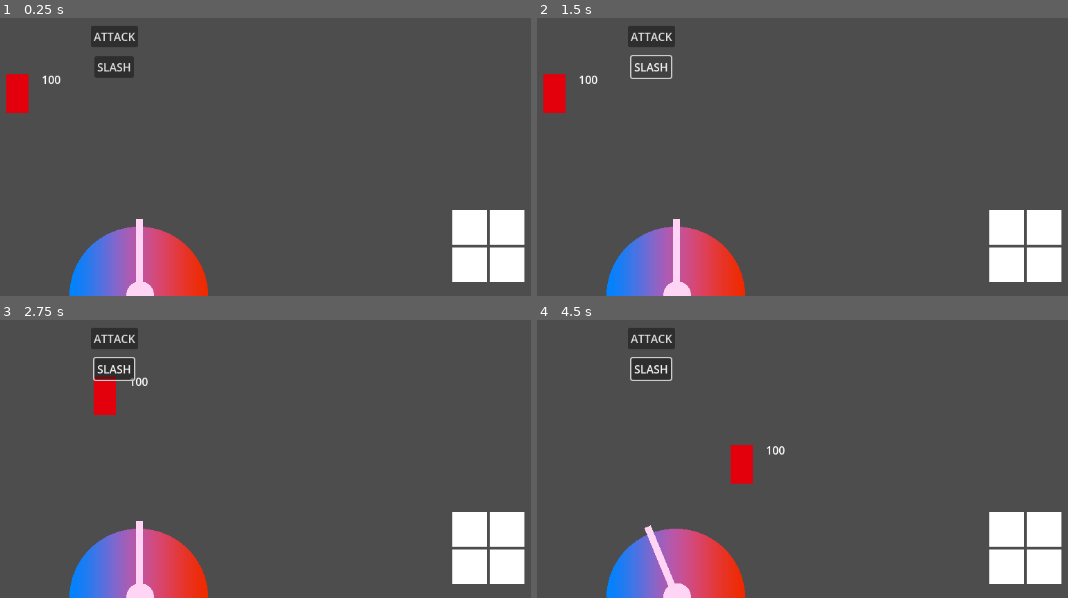
Above: before the commit, frames 1-4 (two rows, left to right).
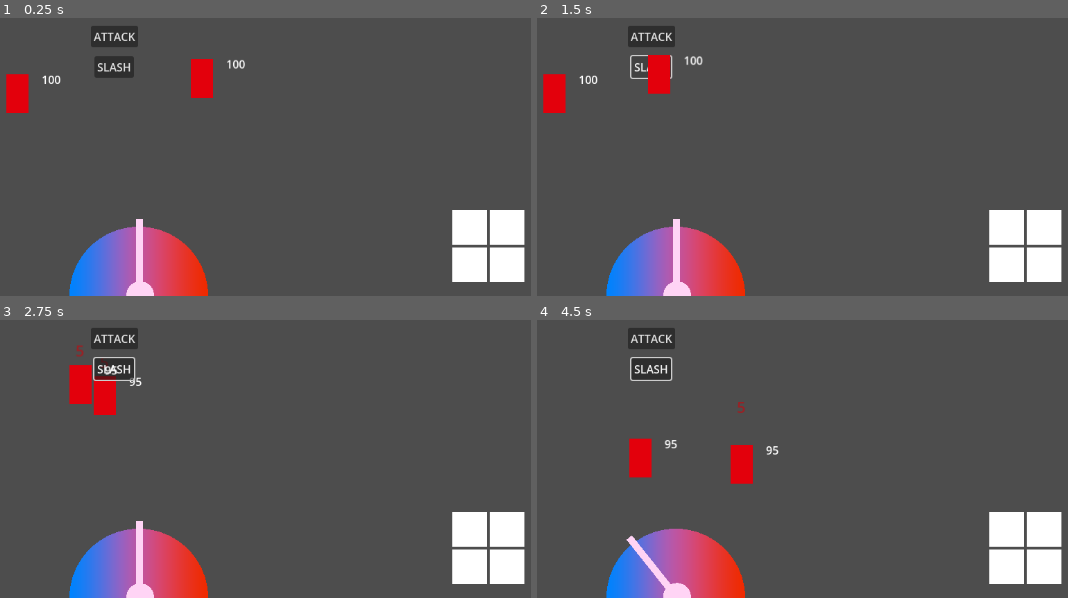
Above: after the commit, the same moments.

Repository: sstrac/androillusion
Game: Godot game, scene res://test.tscn
Same seed, same stepped clock (60 frames per second), same inputs: the game is played once before the commit and once after it.
Inputs (mouse positions are in pixels of both pictures, inside the frame that each line leads up to):
- Up to frame 1 (0.25 s): no input
- Up to frame 2 (1.5 s): click "ATTACK" at 0.5 s; click "SLASH" at 1.25 s
- Up to frame 3 (2.75 s): move the mouse to (313, 350) at 2.02 s; press the mouse at (313, 350) at 2.03 s; hold D (right) from 2.03 s (still down)
- Up to frame 4 (4.5 s): move the mouse to (outside the picture) at 2.77 s; release D (right) at 2.78 s; release the mouse at (outside the picture) at 2.78 s; hold S (down) 2.78-3.53 s; right-click (outside the picture) at 2.85 s; move the mouse to (outside the picture) at 3.52 s; press the mouse at (outside the picture) at 3.53 s; hold D (right) 3.53-4.28 s; move the mouse to (637, 464) at 4.27 s; release the mouse at (637, 464) at 4.28 s; hold W (up) from 4.28 s (still down); right-click (637, 464) at 4.35 s

The runs differ from the first frame. In frame 1, 0.6% of the frame differs, in the area x 35-47%, y 14-29%; in frame 2, 0.7%; in frame 3, 0.8%; in frame 4, 1.4%, in the area x 16-47%, y 29-99%.
Error before the commit: Attempt to call function 'charge' in base 'null instance' on a null instance. (res://test.gd:8)

Commit message:
move android to character as it is included in the gitignore

Diff:
--- /dev/null
+++ b/character/android/android.gd
@@ -0,0 +1,12 @@
+extends Character
+
+
+@onready var sword = get_node("Sword")
+
+
+func charge(target):
+	movement_comp.approach(target)
+
+
+func on_target_reached():
+	sword.attack()
--- /dev/null
+++ b/character/android/android.tscn
@@ -0,0 +1,115 @@
+[gd_scene load_steps=13 format=3 uid="uid://iu2di7i1ildc"]
+
+[ext_resource type="Script" path="res://character/android/android.gd" id="1_5c76c"]
+[ext_resource type="PackedScene" uid="uid://20sl7l4jxmne" path="res://character/android/android_movement/android_movement_component.tscn" id="1_rxr3m"]
+[ext_resource type="PackedScene" uid="uid://b731nb1y7d5bm" path="res://damage_feedback/damage_feedback_component.tscn" id="2_o5abo"]
+[ext_resource type="PackedScene" uid="uid://dl3lebrkeqavb" path="res://health_component/health_component.tscn" id="3_nbgpg"]
+[ext_resource type="PackedScene" uid="uid://v5bdtgrgd4v6" path="res://sword/sword.tscn" id="4_2oniy"]
+[ext_resource type="PackedScene" uid="uid://xtmmaadhfane" path="res://hitbox_component/hitbox_component.tscn" id="4_6he0j"]
+[ext_resource type="PackedScene" uid="uid://dofb14x11ank7" path="res://combo_component/jump_combo.tscn" id="5_sq83f"]
+
+[sub_resource type="Animation" id="Animation_dj7w5"]
+length = 0.001
+tracks/0/type = "value"
+tracks/0/imported = false
+tracks/0/enabled = true
+tracks/0/path = NodePath("ColorRect:visible")
+tracks/0/interp = 1
+tracks/0/loop_wrap = true
+tracks/0/keys = {
+"times": PackedFloat32Array(0),
+"transitions": PackedFloat32Array(1),
+"update": 0,
+"values": [true]
+}
+
+[sub_resource type="Animation" id="Animation_dq8bo"]
+resource_name = "flash"
+length = 0.3
+tracks/0/type = "value"
+tracks/0/imported = false
+tracks/0/enabled = true
+tracks/0/path = NodePath("ColorRect:visible")
+tracks/0/interp = 1
+tracks/0/loop_wrap = true
+tracks/0/keys = {
+"times": PackedFloat32Array(0, 0.1, 0.2, 0.3),
+"transitions": PackedFloat32Array(1, 1, 1, 1),
+"update": 0,
+"values": [false, true, false, true]
+}
+
+[sub_resource type="AnimationLibrary" id="AnimationLibrary_mwt06"]
+_data = {
+"RESET": SubResource("Animation_dj7w5"),
+"flash": SubResource("Animation_dq8bo")
+}
+
+[sub_resource type="RectangleShape2D" id="RectangleShape2D_uegq5"]
+size = Vector2(32, 56)
+
+[sub_resource type="RectangleShape2D" id="RectangleShape2D_yk7x0"]
+size = Vector2(32, 56)
+
+[node name="Android" type="CharacterBody2D" node_paths=PackedStringArray("movement_comp")]
+collision_mask = 0
+script = ExtResource("1_5c76c")
+movement_comp = NodePath("AndroidMovementComponent")
+
+[node name="AndroidMovementComponent" parent="." node_paths=PackedStringArray("character") instance=ExtResource("1_rxr3m")]
+character = NodePath("..")
+
+[node name="DamageFeedbackComponent" parent="." node_paths=PackedStringArray("health_comp") instance=ExtResource("2_o5abo")]
+position = Vector2(0, -48)
+health_comp = NodePath("../HealthComponent")
+
+[node name="Sword" parent="." node_paths=PackedStringArray("character", "combo", "movement_comp", "avoid_hitbox") instance=ExtResource("4_2oniy")]
+visible = false
+position = Vector2(18, 7)
+character = NodePath("..")
+combo = NodePath("../JumpCombo")
+movement_comp = NodePath("../AndroidMovementComponent")
+avoid_hitbox = NodePath("../HitboxComponent")
+
+[node name="JumpCombo" parent="." node_paths=PackedStringArray("movement_comp", "sword") instance=ExtResource("5_sq83f")]
+movement_comp = NodePath("../AndroidMovementComponent")
+sword = NodePath("../Sword")
+
+[node name="HealthComponent" parent="." instance=ExtResource("3_nbgpg")]
+max_health = 100
+
+[node name="ColorRect" type="ColorRect" parent="."]
+offset_left = -16.0
+offset_top = -28.0
+offset_right = 16.0
+offset_bottom = 28.0
+color = Color(0.890706, 0, 0.0493286, 1)
+
+[node name="ColorRect2" type="ColorRect" parent="."]
+offset_left = -16.0
+offset_top = -28.0
+offset_right = 16.0
+offset_bottom = 28.0
+color = Color(0.890706, 0, 0.0493286, 1)
+
+[node name="Label" type="Label" parent="."]
+offset_left = 35.0
+offset_top = -32.0
+offset_right = 75.0
+offset_bottom = -9.0
+text = "100"
+
+[node name="AnimationPlayer" type="AnimationPlayer" parent="."]
+libraries = {
+"": SubResource("AnimationLibrary_mwt06")
+}
+
+[node name="HitboxComponent" parent="." node_paths=PackedStringArray("health_component") instance=ExtResource("4_6he0j")]
+health_component = NodePath("../HealthComponent")
+
+[node name="CollisionShape2D" type="CollisionShape2D" parent="HitboxComponent"]
+shape = SubResource("RectangleShape2D_uegq5")
+
+[node name="CollisionShape2D" type="CollisionShape2D" parent="."]
+shape = SubResource("RectangleShape2D_yk7x0")
+debug_color = Color(0.438128, 0.454891, 1, 0.42)
--- /dev/null
+++ b/character/android/android_movement/android_approach.gd
@@ -0,0 +1,22 @@
+extends Approach
+
+class_name AndroidApproach
+
+const CLOSE_RANGE = 80
+
+var target_reached = false
+
+func process(character, delta):
+	if character.global_position.distance_to(target.global_position) > CLOSE_RANGE:
+		character.go_to(target.global_position, delta)
+	elif not target_reached:
+		character.on_target_reached()
+		target_reached = true
+
+
+func post_jump(_character):
+	pass
+
+
+func post_slash(character):
+	character.movement_comp.state = AndroidStill.new(character)
--- /dev/null
+++ b/character/android/android_movement/android_idle.gd
@@ -0,0 +1,11 @@
+extends Idle
+
+class_name AndroidIdle
+
+
+func post_jump(_character):
+	pass
+
+
+func post_slash(_character):
+	pass
--- /dev/null
+++ b/character/android/android_movement/android_jump.gd
@@ -0,0 +1,11 @@
+extends Jump
+
+class_name AndroidJump
+
+
+func post_jump(character):
+	character.movement_comp.state = AndroidStill.new(character)
+
+
+func post_slash(_character):
+	pass
--- /dev/null
+++ b/character/android/android_movement/android_movement_component.gd
@@ -0,0 +1,31 @@
+extends MovementComponent
+
+
+@onready var timer_change_direction = get_node("ChangeDirectionTimer")
+@onready var still_timer = get_node("StillTimer")
+
+
+func _ready():
+	state = AndroidIdle.new(character)
+	timer_change_direction.timeout.connect(_on_change_direction_timeout)
+	timer_change_direction.start()
+
+
+func _on_change_direction_timeout():
+	state.redirect_idle_point(character)
+
+
+func approach(target):
+	state = AndroidApproach.new(target)
+
+
+func jump():
+	state = AndroidJump.new()
+
+
+func post_jump():
+	state.post_jump(character)
+
+
+func post_slash():
+	state.post_slash(character)
--- /dev/null
+++ b/character/android/android_movement/android_movement_component.tscn
@@ -0,0 +1,11 @@
+[gd_scene load_steps=2 format=3 uid="uid://20sl7l4jxmne"]
+
+[ext_resource type="Script" path="res://character/android/android_movement/android_movement_component.gd" id="1_oe1kp"]
+
+[node name="AndroidMovementComponent" type="Node"]
+script = ExtResource("1_oe1kp")
+
+[node name="ChangeDirectionTimer" type="Timer" parent="."]
+wait_time = 2.0
+
+[node name="StillTimer" type="Timer" parent="."]
--- /dev/null
+++ b/character/android/android_movement/android_still.gd
@@ -0,0 +1,19 @@
+extends MovementState
+
+class_name AndroidStill
+
+func _init(character):
+	character.movement_comp.still_timer.timeout.connect(_on_still_timer_timeout.bind(character))
+	character.movement_comp.still_timer.start()
+
+
+func _on_still_timer_timeout(character):
+	character.movement_comp.state = AndroidIdle.new(character)
+
+
+func post_jump(_character):
+	pass
+
+
+func post_slash(_character):
+	pass
--- a/player/player.tscn
+++ b/character/player/player.tscn
@@ -1,7 +1,7 @@
 [gd_scene load_steps=14 format=3 uid="uid://b13i8r5vn7lw6"]
 
-[ext_resource type="Script" path="res://player/player.gd" id="1_2qf3b"]
-[ext_resource type="PackedScene" uid="uid://5s80v4ovx056" path="res://player/player_movement/player_movement_component.tscn" id="2_ftq3b"]
+[ext_resource type="Script" path="res://character/player/player.gd" id="1_2qf3b"]
+[ext_resource type="PackedScene" uid="uid://5s80v4ovx056" path="res://character/player/player_movement/player_movement_component.tscn" id="2_ftq3b"]
 [ext_resource type="PackedScene" uid="uid://b731nb1y7d5bm" path="res://damage_feedback/damage_feedback_component.tscn" id="2_s186m"]
 [ext_resource type="PackedScene" uid="uid://dl3lebrkeqavb" path="res://health_component/health_component.tscn" id="3_jamio"]
 [ext_resource type="PackedScene" uid="uid://bvyur5id1r0bi" path="res://input_component/sword/sword_input_component.tscn" id="3_rjygk"]
--- a/player/player_movement/player_movement_component.tscn
+++ b/character/player/player_movement/player_movement_component.tscn
@@ -1,6 +1,6 @@
 [gd_scene load_steps=2 format=3 uid="uid://5s80v4ovx056"]
 
-[ext_resource type="Script" path="res://player/player_movement/player_movement_component.gd" id="1_0xod3"]
+[ext_resource type="Script" path="res://character/player/player_movement/player_movement_component.gd" id="1_0xod3"]
 
 [node name="PlayerMovementComponent" type="Node"]
 script = ExtResource("1_0xod3")
--- a/test.tscn
+++ b/test.tscn
@@ -1,8 +1,8 @@
 [gd_scene load_steps=5 format=3 uid="uid://bldu7sa3wijxp"]
 
 [ext_resource type="Script" path="res://test.gd" id="1_tr6al"]
-[ext_resource type="PackedScene" uid="uid://b13i8r5vn7lw6" path="res://player/player.tscn" id="2_axa4b"]
-[ext_resource type="PackedScene" uid="uid://iu2di7i1ildc" path="res://android/android.tscn" id="3_a6rms"]
+[ext_resource type="PackedScene" uid="uid://b13i8r5vn7lw6" path="res://character/player/player.tscn" id="2_axa4b"]
+[ext_resource type="PackedScene" uid="uid://iu2di7i1ildc" path="res://character/android/android.tscn" id="3_a6rms"]
 [ext_resource type="PackedScene" uid="uid://mr5cdwyniife" path="res://UI.tscn" id="3_dqbsn"]
 
 [node name="test" type="Control"]
Renamed: player/player.gd -> character/player/player.gd
Renamed: player/player_movement/player_control.gd -> character/player/player_movement/player_control.gd
Renamed: player/player_movement/player_jump.gd -> character/player/player_movement/player_jump.gd
Renamed: player/player_movement/player_movement_component.gd -> character/player/player_movement/player_movement_component.gd
